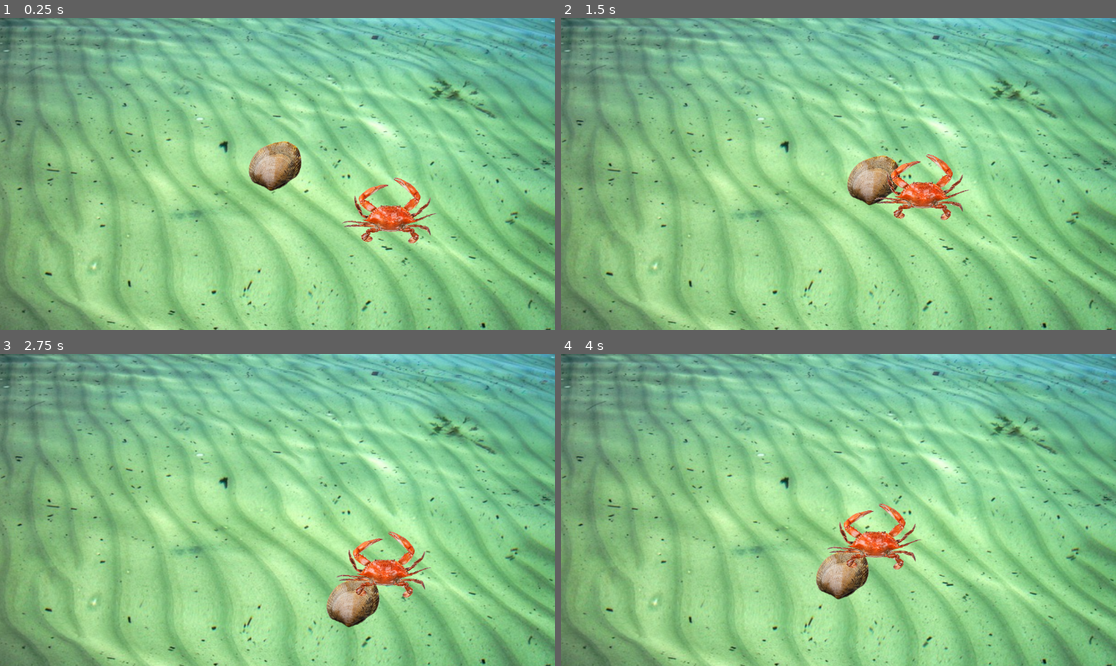
Above: before the commit, frames 1-4 (two rows, left to right).
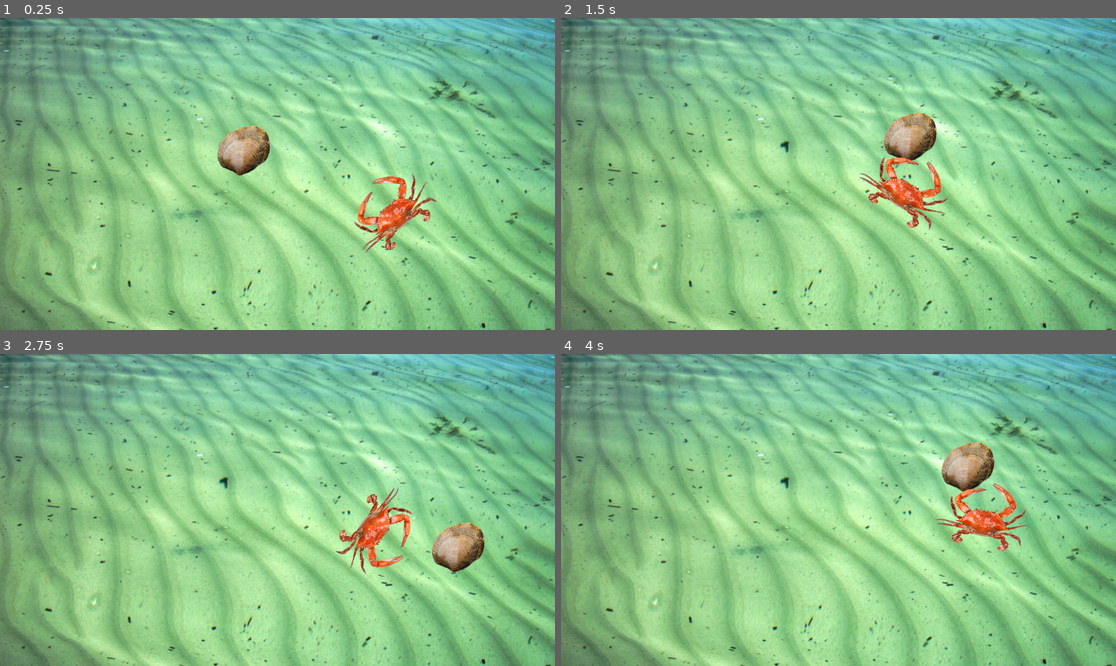
Above: after the commit, the same moments.

Repository: WilliamAHoffman/TestGame
Game: Godot game, scene res://Scenes/root.tscn
Two runs of this game, one before a commit and one after it. Both use one fixed random seed, a clock stepped at 60 frames per second and the inputs below.
Inputs:
- Up to frame 1 (0.25 s): no input
- Up to frame 2 (1.5 s): hold D (right) 0.53-1.28 s; hold S (down) from 1.28 s (still down)
- Up to frame 3 (2.75 s): release S (down) at 2.03 s; hold D (right) from 2.03 s (still down)
- Up to frame 4 (4 s): release D (right) at 2.78 s; hold W (up) 2.78-3.53 s; hold A (left) from 3.53 s (still down)

The runs differ from the first frame. In frame 1, 3.9% of the frame differs, in the area x 39-79%, y 34-76%; in frame 2, 3.7%; in frame 3, 4.5%; in frame 4, 4.8%, in the area x 45-85%, y 28-79%.

Commit message:
added crab rotation

Diff:
--- a/Scenes/Player.tscn
+++ b/Scenes/Player.tscn
@@ -5,7 +5,7 @@
 [ext_resource type="Script" path="res://Scripts/Movement.gd" id="3_d36fh"]
 
 [sub_resource type="CircleShape2D" id="CircleShape2D_2cbde"]
-radius = 38.71
+radius = 40.0
 
 [node name="ClamPlayer" type="CharacterBody2D" node_paths=PackedStringArray("movement")]
 script = ExtResource("1_ndnxt")
--- a/Scenes/crab.tscn
+++ b/Scenes/crab.tscn
@@ -1,22 +1,21 @@
 [gd_scene load_steps=5 format=3 uid="uid://edxff0wwpd0m"]
 
-[ext_resource type="Script" path="res://Scenes/crab.gd" id="1_jwrw5"]
+[ext_resource type="Script" path="res://Scripts/crab.gd" id="1_13yix"]
 [ext_resource type="Texture2D" uid="uid://csp6acbdiwun2" path="res://Sprites/crab.png" id="1_lg6v3"]
 [ext_resource type="Script" path="res://Scripts/Movement.gd" id="3_o7bqw"]
 
 [sub_resource type="CircleShape2D" id="CircleShape2D_uo08c"]
-radius = 63.0079
+radius = 63.0
 
 [node name="Crab" type="CharacterBody2D" node_paths=PackedStringArray("movement")]
-script = ExtResource("1_jwrw5")
+script = ExtResource("1_13yix")
 movement = NodePath("Movement")
 
-[node name="Sprite2D" type="Sprite2D" parent="."]
+[node name="CrabSprite" type="Sprite2D" parent="."]
 scale = Vector2(0.27038, 0.255793)
 texture = ExtResource("1_lg6v3")
 
 [node name="CollisionShape2D" type="CollisionShape2D" parent="."]
-position = Vector2(2, 0)
 shape = SubResource("CircleShape2D_uo08c")
 
 [node name="Movement" type="Node2D" parent="." node_paths=PackedStringArray("characterBody2D")]
--- a/Scenes/root.tscn
+++ b/Scenes/root.tscn
@@ -18,7 +18,7 @@
 texture = ExtResource("2_yapcx")
 
 [node name="ClamPlayer" parent="." instance=ExtResource("1_w3yk3")]
-position = Vector2(572, 307)
+position = Vector2(507, 275)
 
 [node name="Crab" parent="." node_paths=PackedStringArray("target") instance=ExtResource("3_4847l")]
 position = Vector2(830, 408)
--- a/Scenes/crab.gd
+++ b/Scripts/crab.gd
@@ -8,4 +8,6 @@
 	var entity_position = global_position
 	movement.direction = Vector2(target_position.x - entity_position.x, target_position.y - entity_position.y)
 
+	global_rotation = movement.direction.angle() + 90
+
 	move_and_slide()
